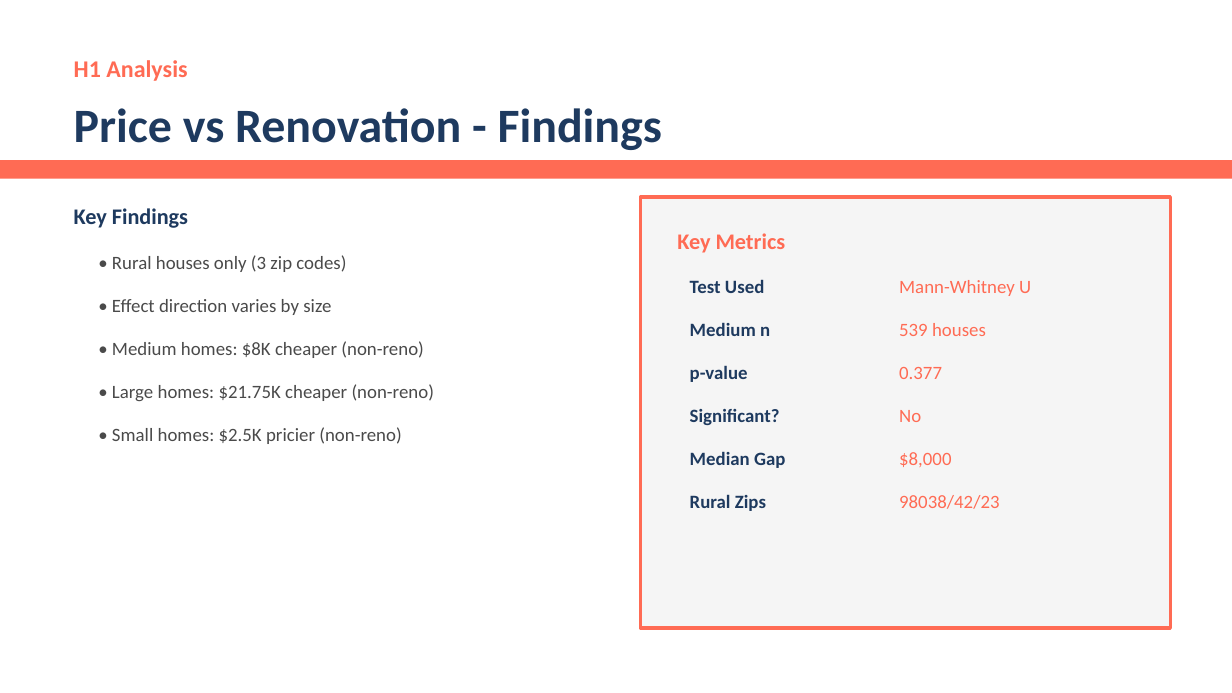
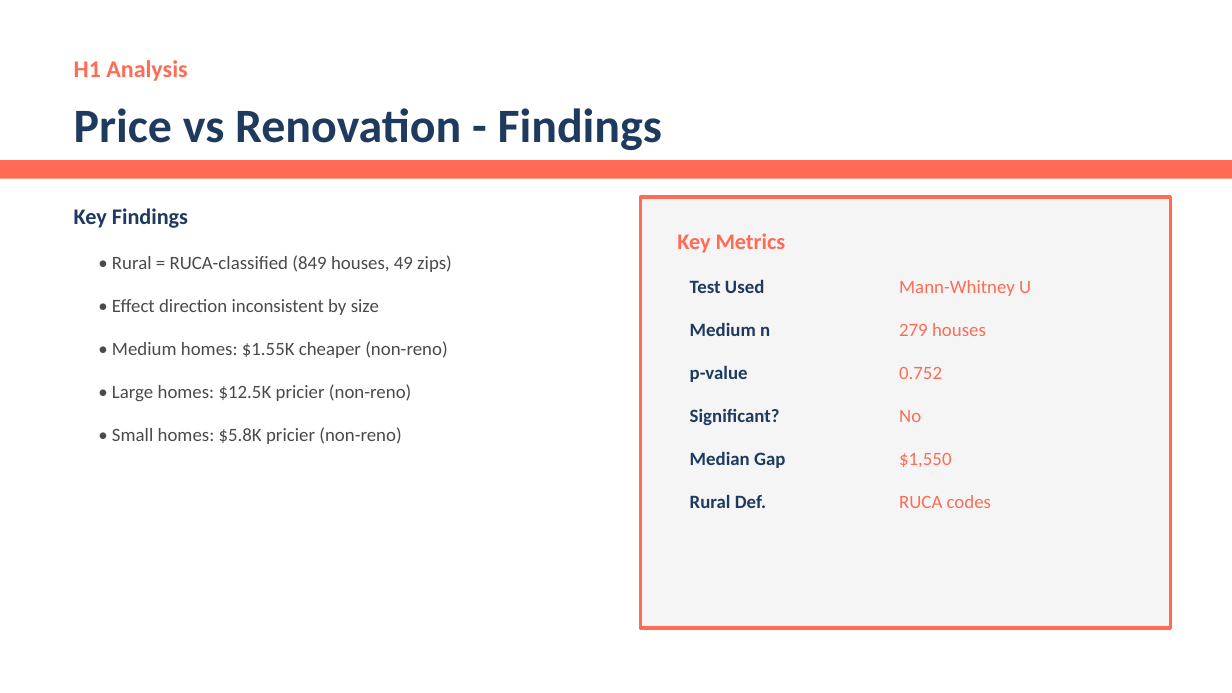
Before and after one commit to MohammadBajbouj/mohammad-ds-project-template, a slide deck: slide 5 of work_and_report/presentations/William_Rodriguez_Offers_NeueFische_Style_2.pptx. Drawn at 1232x693 pixels with LibreOffice and Linux fonts; fonts in the diff are those of the drawing. Boxes give left, top, right and bottom in pixels: in the first picture for what was removed or moved away, otherwise in the second. Text is boxed around its words. In the diff, an @@ line names an element or a change of style, - is before the commit and + after.

```diff
--- a/work_and_report/presentations/William_Rodriguez_Offers_NeueFische_Style_2.pptx
+++ b/work_and_report/presentations/William_Rodriguez_Offers_NeueFische_Style_2.pptx
@@ text at <box>112,255,452,272</box>: text changed @@
-• Rural houses only (3 zip codes)
+• Rural = RUCA-classified (849 houses, 49 zips)
@@ text at <box>112,299,379,315</box>: text changed @@
-• Effect direction varies by size
+• Effect direction inconsistent by size
@@ text at <box>899,323,986,336</box>: text changed @@
-539 houses
+279 houses
@@ text at <box>112,341,447,358</box>: text changed @@
-• Medium homes: $8K cheaper (non-reno)
+• Medium homes: $1.55K cheaper (non-reno)
@@ text at <box>112,384,412,401</box>: text changed @@
-• Large homes: $21.75K cheaper (non-reno)
+• Large homes: $12.5K pricier (non-reno)
@@ text at <box>899,367,942,379</box>: text changed @@
-0.377
+0.752
@@ text at <box>112,427,401,444</box>: text changed @@
-• Small homes: $2.5K pricier (non-reno)
+• Small homes: $5.8K pricier (non-reno)
@@ text at <box>899,453,951,467</box>: text changed @@
-$8,000
+$1,550
@@ text at <box>690,494,766,508</box>: text changed @@
-Rural Zips
+Rural Def.
@@ text at <box>899,495,991,508</box>: text changed @@
-98038/42/23
+RUCA codes
```
Also in this commit, not shown: 3 other slides changed, 5 other files.
